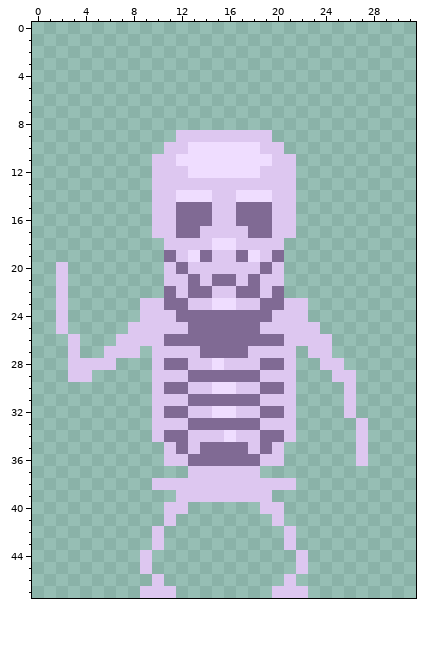
Pixel-art sprite -- assets/sprites/skelly.png. Above is the file before it was changed.
The file is 32x48 pixels.
Once edited:
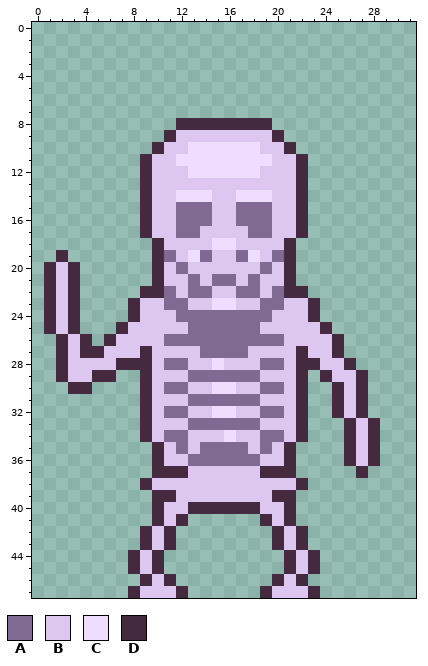
Palette (. is transparent): A #806a94  B #ddc7f0  C #efddff  D #45293f
Edits made:
The edit adds colour D in row 8 at x 12 to 19; in row 9 at x 11 and 20; in row 10 at x 10 and 21; in rows 11 to 17 at x 9 and 22; in row 18 at x 10 and 21; in row 19 at x 2, 10 and 21.
The edit adds colour D in rows 20 to 21 at x 1, 3, 10 and 21; in row 22 at x 1, 3, 9 to 10 and 21 to 22; in rows 23 to 24 at x 1, 3, 8 and 23; in row 25 at x 1, 3, 7 and 24; in row 26 at x 2, 4, 6 and 25; in row 27 at x 2, 4 to 5, 9, 22 and 25.
The edit adds colour D in row 28 at x 2, 7 to 9, 22 to 23 and 26; in row 29 at x 2, 5 to 6, 9, 22, 24 and 27; in row 30 at x 3 to 4, 9, 22, 25 and 27; in rows 31 to 32 at x 9, 22, 25 and 27; in rows 33 to 34 at x 9, 22, 26 and 28; in rows 35 to 36 at x 10, 21, 26 and 28.
The edit adds colour D in row 37 at x 10 to 12, 19 to 21 and 27; in row 38 at x 9 and 22; in row 39 at x 10 to 11 and 20 to 21; in row 40 at x 10, 13 to 18 and 21; in row 41 at x 10, 12, 19 and 21; in rows 42 to 43 at x 9, 11, 20 and 22.
The edit adds colour D in rows 44 to 45 at x 8, 10, 21 and 23; in row 46 at x 9, 11, 20 and 22; in row 47 at x 8, 12, 19 and 23.
Boxes around the changes in both pictures, in picture pixels (x1, y1, x2, y2):
added: (44, 118, 380, 598)
